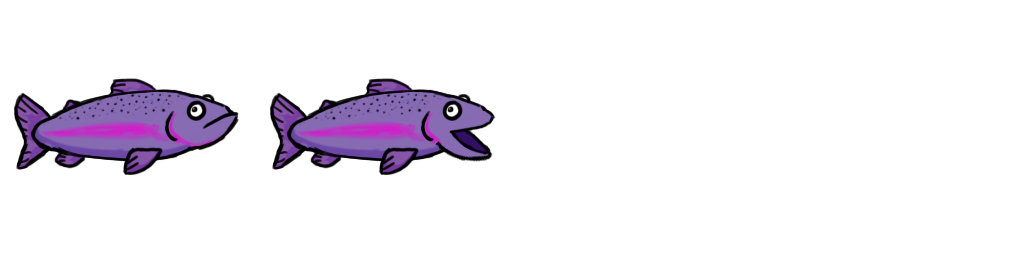
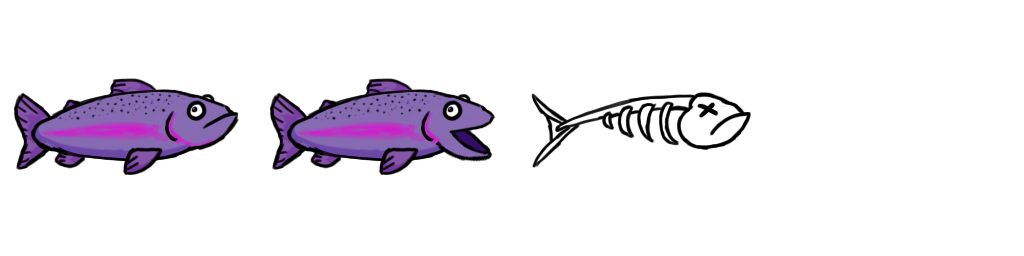
Layers edited between the first and the second 1024 x 256 image:
added layer "Layer 9" above "Layer 10" over bbox(531, 92, 751, 168)
added layer "Layer 10" above "Layer 7 copy 2" over bbox(532, 93, 749, 165)
